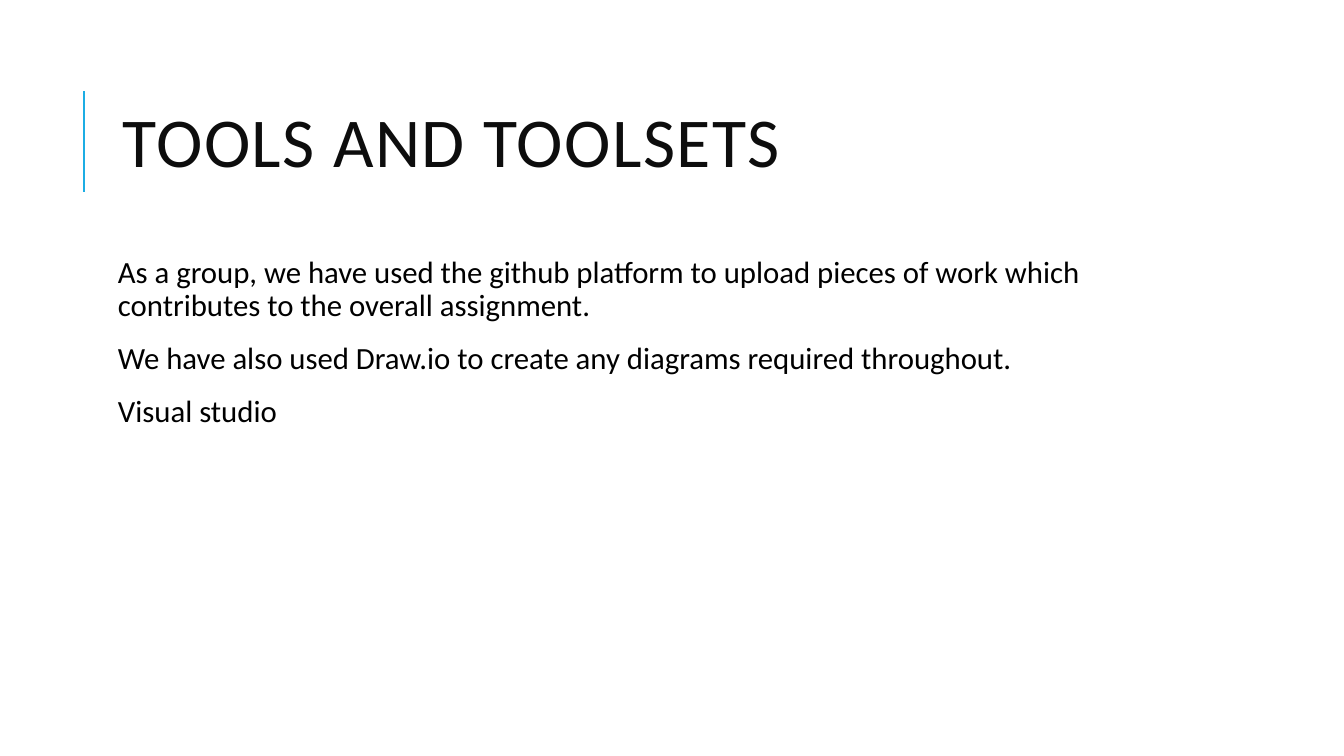
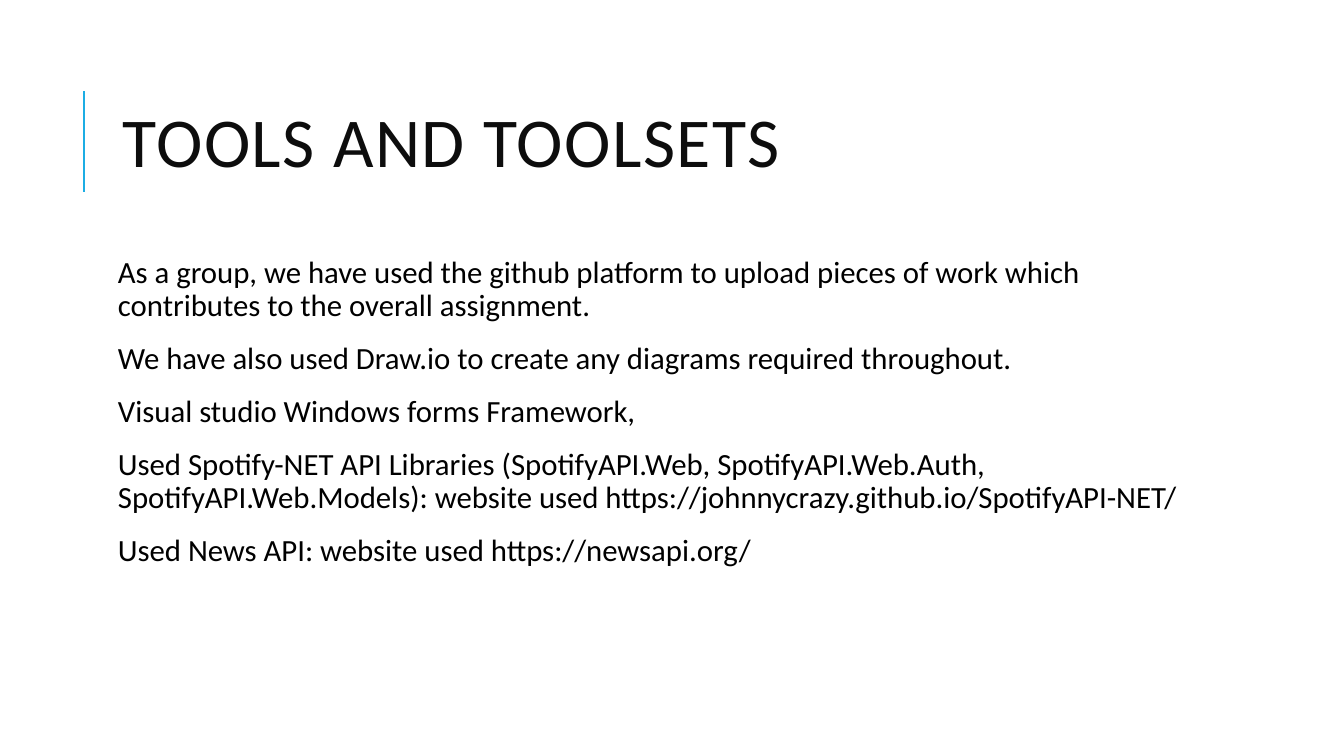
Before and after one commit to LukeTechnoUserOfficial/Software-Engineering-Project, a slide deck: slide 12 of Software Presentation.pptx (slide 9 before the commit). Drawn at 1344x756 pixels with LibreOffice and Linux fonts; fonts in the diff are those of the drawing. Boxes give left, top, right and bottom in pixels: in the first picture for what was removed or moved away, otherwise in the second. Text is boxed around its words. In the diff, an @@ line names an element or a change of style, - is before the commit and + after.

Commit message:
Updated Backend Application
Made the news articles display in a grid with their titles, description, author and date with little images next to each of them when you press "get news". Started working on Spotify user interface for tracks

```diff
--- a/Software Presentation.pptx
+++ b/Software Presentation.pptx
@@ text at (118,400,1176,567): text changed @@
-Visual studio
+Visual studio Windows forms Framework,
+Used Spotify-NET API Libraries (SpotifyAPI.Web, SpotifyAPI.Web.Auth, SpotifyAPI.Web.Models): website used https://johnnycrazy.github.io/SpotifyAPI-NET/
+Used News API: website used https://newsapi.org/
```
Also in this commit, not shown: 3 other slides changed, 3 slides added, 13 other files.
